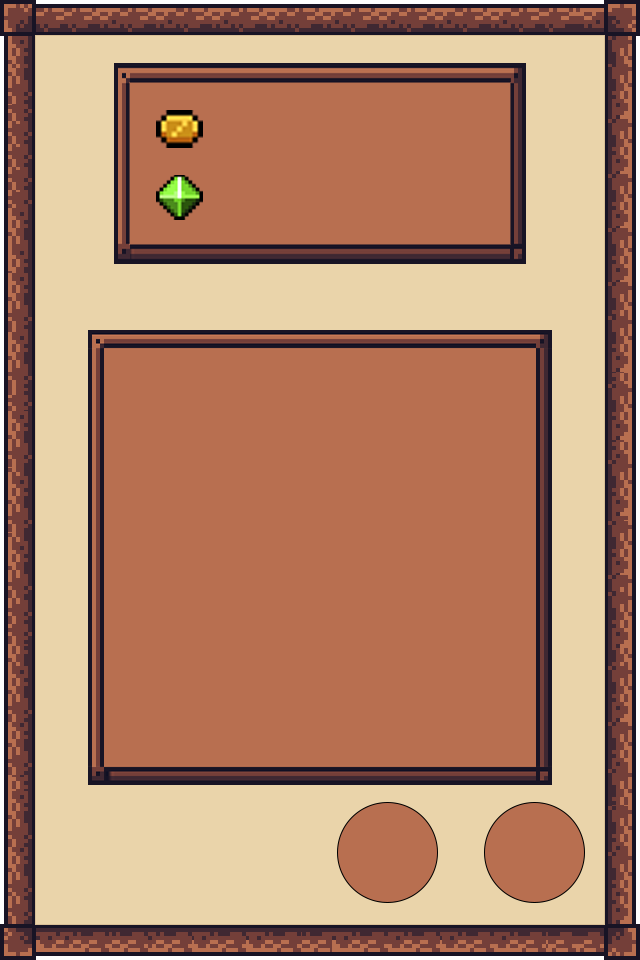
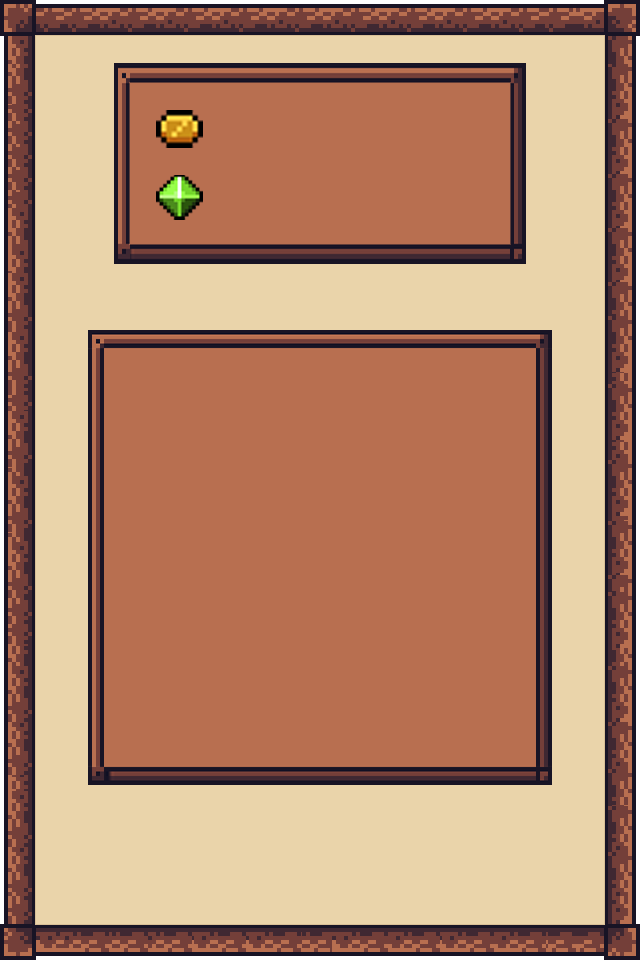
Layers edited between the first and the second (640, 960) image:
removed layer "楕円形 2" over [left=484, top=802, right=585, bottom=903]
removed layer "楕円形 1" over [left=337, top=802, right=438, bottom=903]
